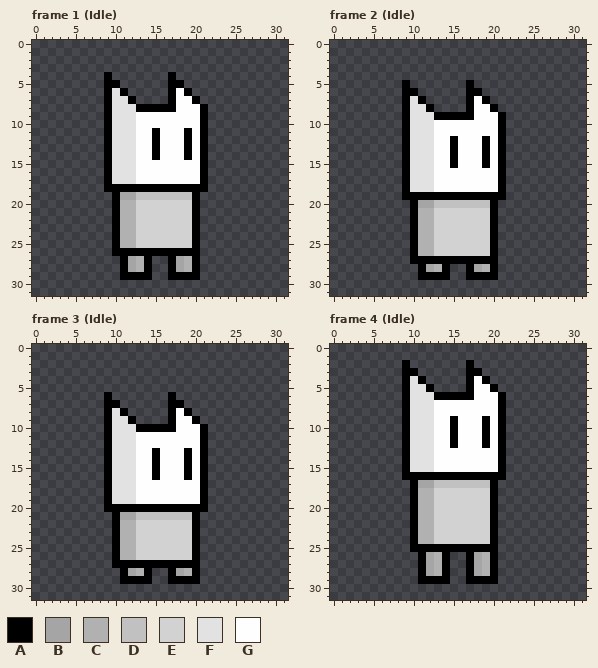
Pixel-art file, stored at Sprites/Players/Player.aseprite. The picture above is the old version.
32x32 pixels, 42 frames. Colours within 5 levels of each other are drawn and written as one. Shown: frame 1 (Idle), frame 2 (Idle), frame 3 (Idle), frame 4 (Idle). The commit also changed other frames, which this record leaves out.
Palette (. is transparent): A #000000  B #a5a5a5  C #b1b1b1  D #c1c1c1  E #d2d2d2  F #e2e2e2  G #fefefe
Pixels before, frame 1 (Idle), first column x 9:
 4 A.......A....
 5 AA......AA...
 6 AFA.....AGA..
 7 AFFA....AGGA.
 8 AFFFAAAAAGGGA
 9 AFFFGGGGGGGGA
10 AFFFGGGGGGGGA
11 AFFFGGAGGGAGA
12 AFFFGGAGGGAGA
13 AFFFGGAGGGAGA
14 AFFFGGAGGGAGA
15 AFFFGGGGGGGGA
16 AFFFGGGGGGGGA
17 AFFFGGGGGGGGA
18 AAAAAAAAAAAAA
19 .ABBDDDDDDDA.
20 .ACCEEEEEEEA.
21 .ACCEEEEEEEA.
22 .ACCEEEEEEEA.
23 .ACCEEEEEEEA.
24 .ACCEEEEEEEA.
25 .ACCEEEEEEEA.
26 .AAAAAAAAAAA.
27 ..ABCA..ABCA.
28 ..ABCA..ABCA.
29 ..AAAA..AAAA.
Pixels before, frame 2 (Idle), first column x 9:
 5 A.......A....
 6 AA......AA...
 7 AFA.....AGA..
 8 AFFA....AGGA.
 9 AFFFAAAAAGGGA
10 AFFFGGGGGGGGA
11 AFFFGGGGGGGGA
12 AFFFGGAGGGAGA
13 AFFFGGAGGGAGA
14 AFFFGGAGGGAGA
15 AFFFGGAGGGAGA
16 AFFFGGGGGGGGA
17 AFFFGGGGGGGGA
18 AFFFGGGGGGGGA
19 AAAAAAAAAAAAA
20 .ABBDDDDDDDA.
21 .ACCEEEEEEEA.
22 .ACCEEEEEEEA.
23 .ACCEEEEEEEA.
24 .ACCEEEEEEEA.
25 .ACCEEEEEEEA.
26 .ACCEEEEEEEA.
27 .AAAAAAAAAAA.
28 ..ABCA..ABCA.
29 ..AAAA..AAAA.
Pixels before, frame 3 (Idle), first column x 9:
 6 A.......A....
 7 AA......AA...
 8 AFA.....AGA..
 9 AFFA....AGGA.
10 AFFFAAAAAGGGA
11 AFFFGGGGGGGGA
12 AFFFGGGGGGGGA
13 AFFFGGAGGGAGA
14 AFFFGGAGGGAGA
15 AFFFGGAGGGAGA
16 AFFFGGAGGGAGA
17 AFFFGGGGGGGGA
18 AFFFGGGGGGGGA
19 AFFFGGGGGGGGA
20 AAAAAAAAAAAAA
21 .ABBDDDDDDDA.
22 .ACCEEEEEEEA.
23 .ACCEEEEEEEA.
24 .ACCEEEEEEEA.
25 .ACCEEEEEEEA.
26 .ACCEEEEEEEA.
27 .AAAAAAAAAAA.
28 ..ABCA..ABCA.
29 ..AAAA..AAAA.
Pixels before, frame 4 (Idle), first column x 9:
 2 A.......A....
 3 AA......AA...
 4 AFA.....AGA..
 5 AFFA....AGGA.
 6 AFFFAAAAAGGGA
 7 AFFFGGGGGGGGA
 8 AFFFGGGGGGGGA
 9 AFFFGGAGGGAGA
10 AFFFGGAGGGAGA
11 AFFFGGAGGGAGA
12 AFFFGGAGGGAGA
13 AFFFGGGGGGGGA
14 AFFFGGGGGGGGA
15 AFFFGGGGGGGGA
16 AAAAAAAAAAAAA
17 .ABBDDDDDDDA.
18 .ACCEEEEEEEA.
19 .ACCEEEEEEEA.
20 .ACCEEEEEEEA.
21 .ACCEEEEEEEA.
22 .ACCEEEEEEEA.
23 .ACCEEEEEEEA.
24 .ACCEEEEEEEA.
25 .AAAAAAAAAAA.
26 ..ABCA..ABCA.
27 ..ABCA..ABCA.
28 ..ABCA..ABCA.
29 ..AAAA..AAAA.
Once edited:
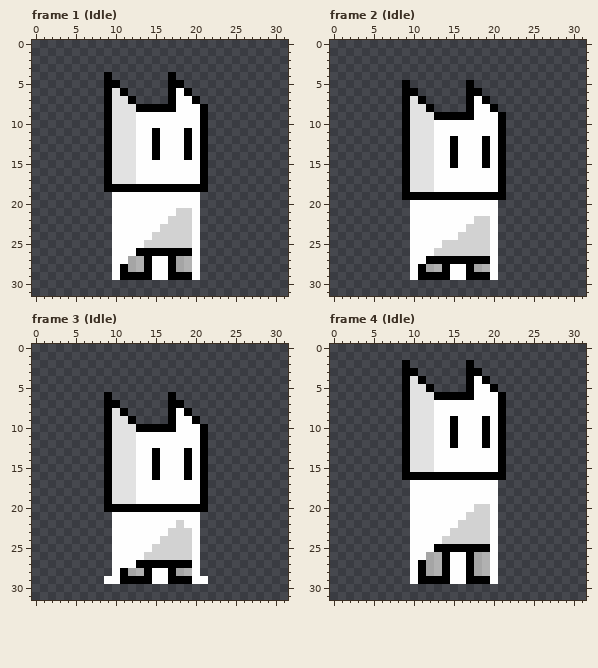
What changed:
layer "Layer 1" now shown
Changed rows in their new state; - is an unchanged pixel.
Frame 1 (Idle), layer "Layer 1":
first column x 10:
19 GGGGGGGGGGG
20 GGGGGGGGGGG
21 GGGGGGGG--G
22 GGGGGGG---G
23 GGGGGG----G
24 GGGGG-----G
25 GGGG------G
26 GGG-------G
27 GG---GG---G
28 G----GG---G
29 G----GG---G
Frame 2 (Idle), layer "Layer 1":
first column x 10:
20 GGGGGGGGGGG
21 GGGGGGGGGGG
22 GGGGGGGG--G
23 GGGGGGG---G
24 GGGGGG----G
25 GGGG------G
26 GGG-------G
27 GG--------G
28 G----GG---G
29 G----GG---G
Frame 3 (Idle), layer "Layer 1":
first column x 9:
21 -GGGGGGGGGGG-
22 -GGGGGGGG-GG-
23 -GGGGGGG---G-
24 -GGGGGG----G-
25 -GGGGG-----G-
26 -GGGG------G-
27 -GGG-------G-
28 -G----GG---G-
29 GG----GG---GG
Frame 4 (Idle), layer "Layer 1":
first column x 10:
17 GGGGGGGGGGG
18 GGGGGGGGGGG
19 GGGGGGGGGGG
20 GGGGGGGG--G
21 GGGGGGG---G
22 GGGGGG----G
23 GGGGG-----G
24 GGGG------G
25 GGG-------G
26 GG---GG---G
27 G----GG---G
28 G----GG---G
29 G----GG---G
Boxes around the changes in both pictures, in picture pixels (x1, y1, x2, y2):
changed: (112, 192, 200, 280)
changed: (410, 200, 498, 280)
changed: (104, 512, 208, 584)
changed: (410, 480, 498, 584)
